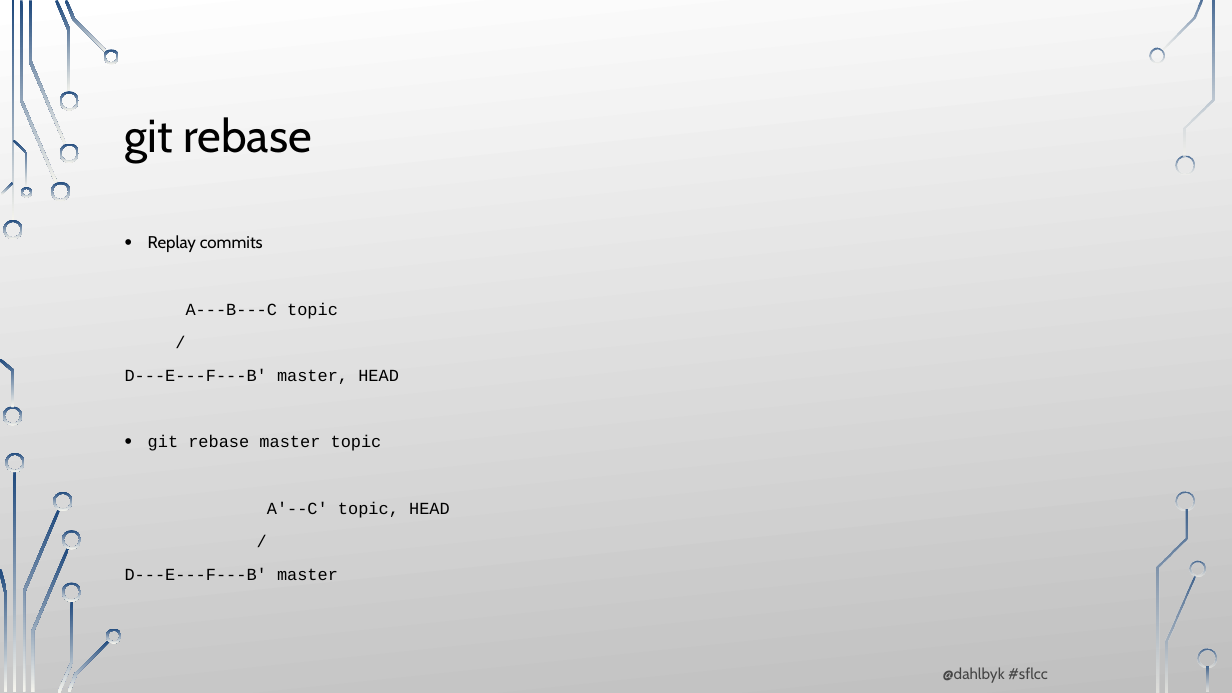
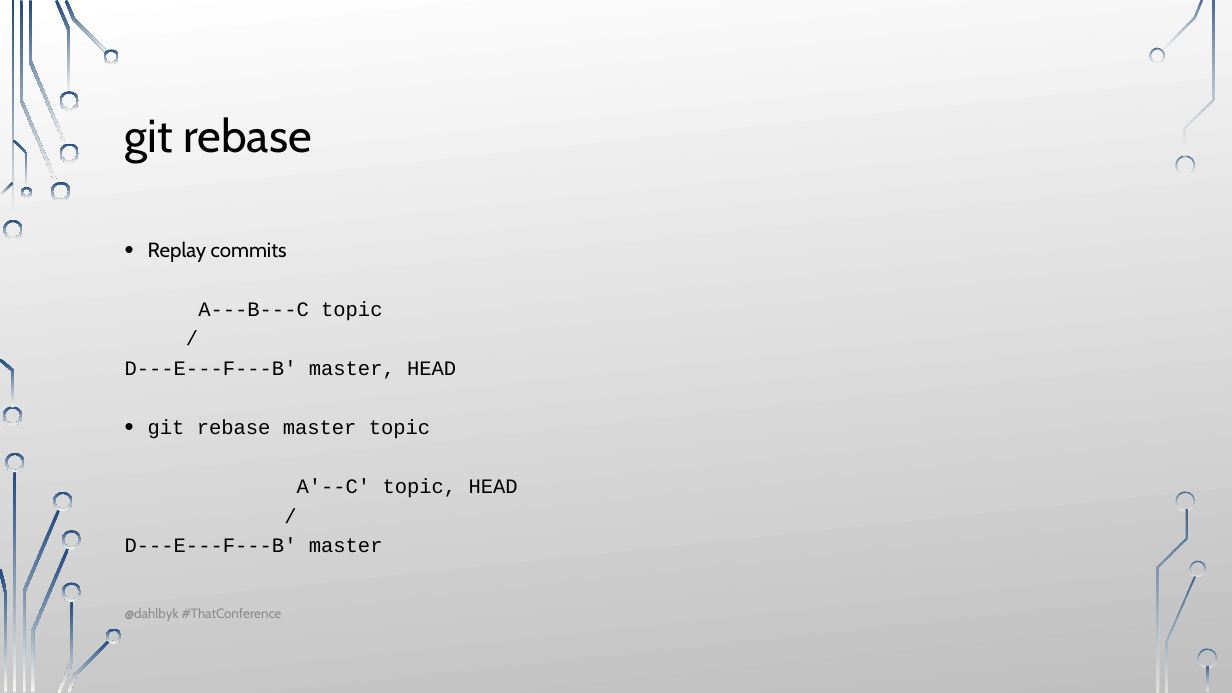
Before and after one commit to dahlbyk/Presentations, a slide deck: slide 46 of UnderstandingGit2/Slides.pptx. Drawn at 1232x693 pixels with LibreOffice and Linux fonts; fonts in the diff are those of the drawing; background and template pictures are left out. Boxes give left, top, right and bottom in pixels: in the first picture for what was removed or moved away, otherwise in the second. Text is boxed around its words. In the diff, an @@ line names an element or a change of style, - is before the commit and + after.

```diff
--- a/UnderstandingGit2/Slides.pptx
+++ b/UnderstandingGit2/Slides.pptx
@@ text "Replay commits" at box(125, 241, 518, 552): size 13.2 to 16 pt; line spacing 1 to 1.2; less space between paragraphs @@
@@ text added at box(125, 608, 282, 621), 10.5 pt, text #8C8C8C @@
+@dahlbyk #ThatConference
@@ text removed at box(943, 667, 1048, 683) @@
-@dahlbyk #sflcc
```
Also in this commit, not shown: 33 other slides changed, 7 slides added, 1 slide removed.
